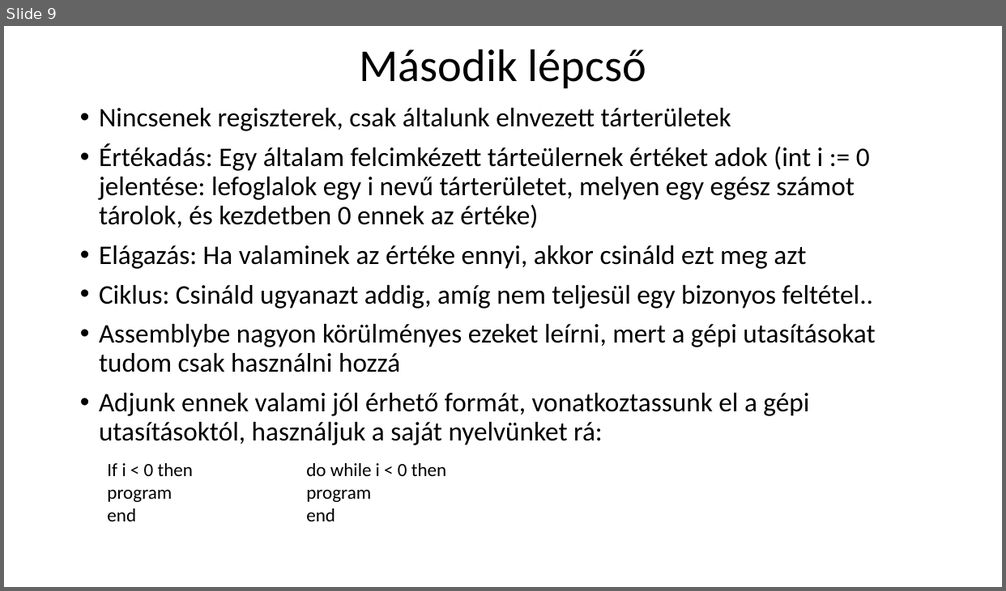
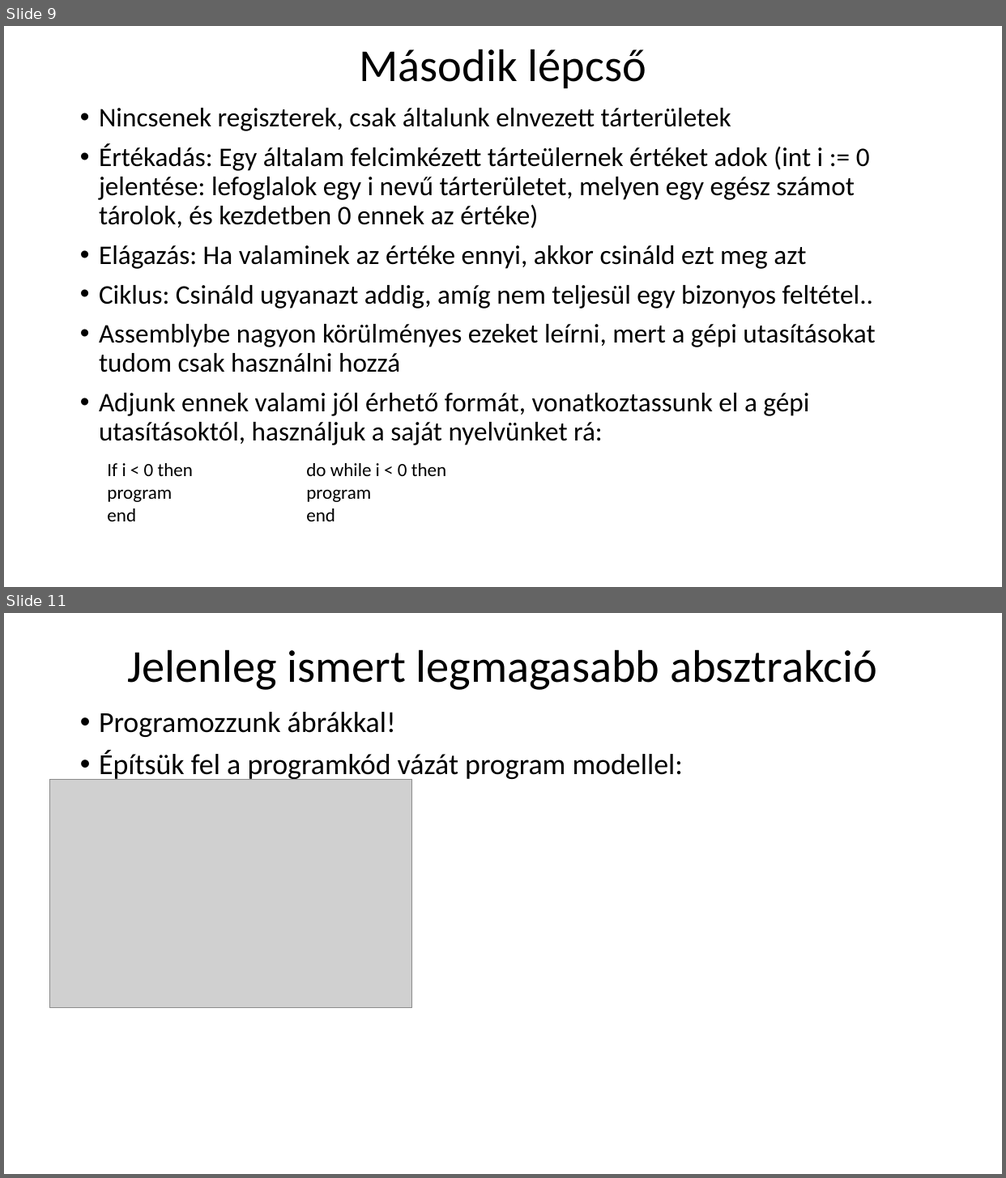
Before and after one commit to nagyandras95/Egyetem, a slide deck: efop/03/Absztakciós szintek a programozásban.pptx. Shown one above the other, each under a label of ours: slide 9 before the commit, slides 9 and 11 after it; the slides between them are not shown. The pictures are 1006x591 and 1006x1178 pixels, drawn with LibreOffice and Linux fonts; fonts in the diff are those of the drawing; grey boxes stand for pictures. Boxes give left, top, right and bottom in pixels: in the first picture for what was removed or moved away, otherwise in the second. Text is boxed around its words. In the diff, an @@ line names an element or a change of style, - is before the commit and + after.

```diff
--- a/efop/03/Absztakciós szintek a programozásban.pptx
+++ b/efop/03/Absztakciós szintek a programozásban.pptx
@@ slide 11 added at <box>4,613,1002,1174</box>, background #FFFFFF @@
@@ title added at <box>127,649,877,690</box>, 44 pt, text #000000 @@
+Jelenleg ismert legmagasabb absztrakció
@@ text added at <box>99,712,683,781</box>, 28 pt, text #000000 @@
+• Programozzunk ábrákkal!
+• Építsük fel a programkód vázát program modellel:
@@ picture added at <box>49,779,412,1008</box> @@
```
Also in this commit, not shown: 6 slides changed, 1 other slide added, 1 slide removed, 3 other files.
